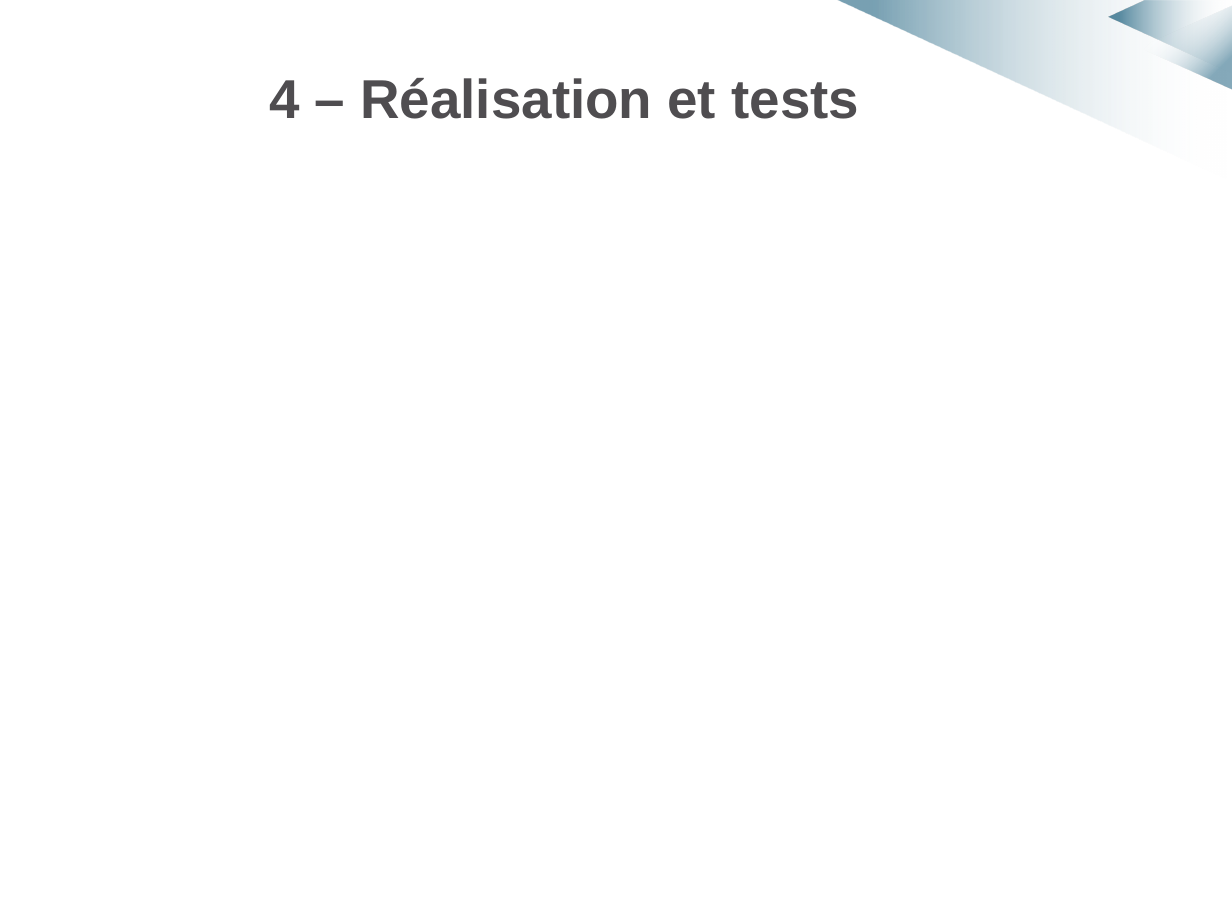
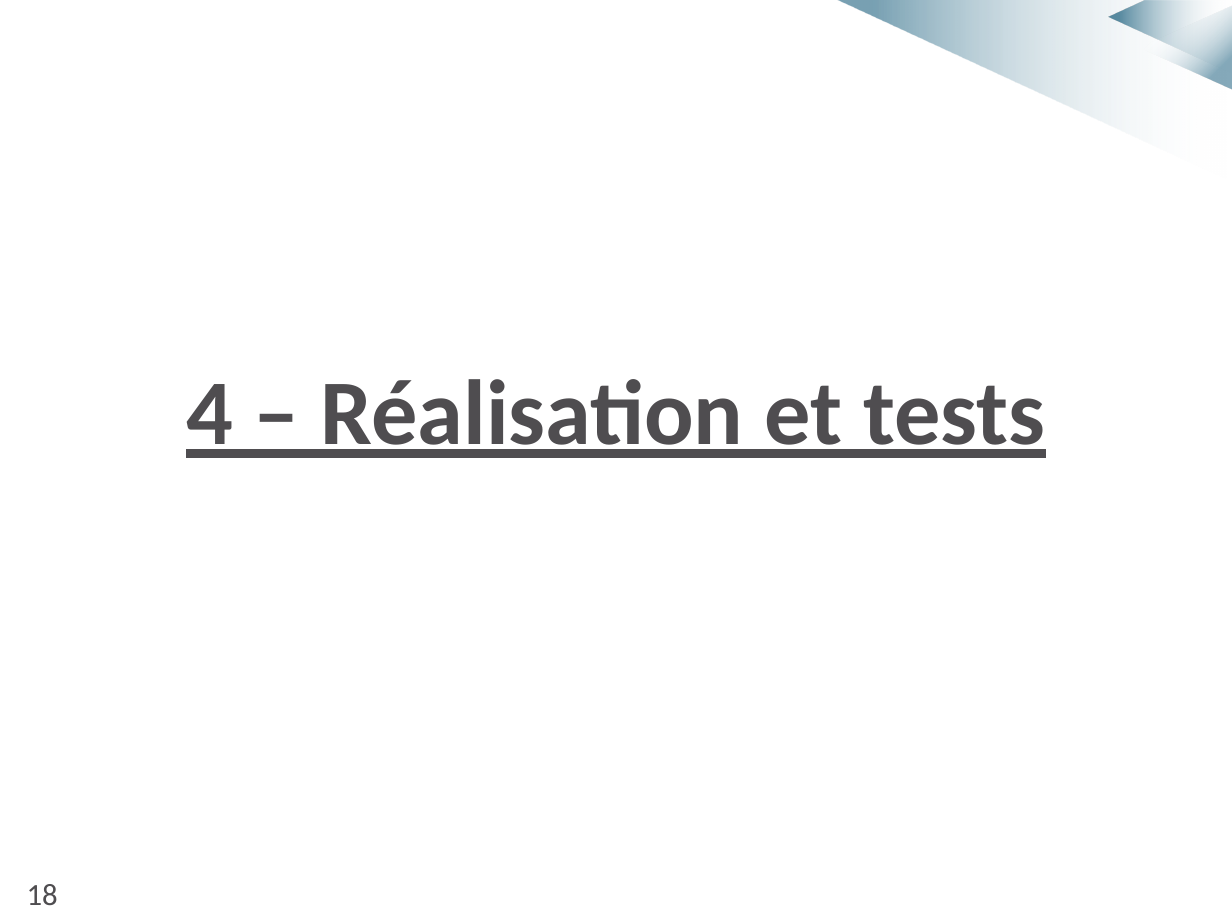
Before and after one commit to MarvynPannetier/ACSinternship, a slide deck: slide 19 of Diapo_soutenance.pptx (slide 8 before the commit). Drawn at 1232x924 pixels with LibreOffice and Linux fonts; fonts in the diff are those of the drawing; background and template pictures are left out. Boxes give left, top, right and bottom in pixels: in the first picture for what was removed or moved away, otherwise in the second. Text is boxed around its words. In the diff, an @@ line names an element or a change of style, - is before the commit and + after.

```diff
--- a/Diapo_soutenance.pptx
+++ b/Diapo_soutenance.pptx
@@ text "4 – Réalisation et tests": place and size @@
-text "4 – Réalisation et tests" at box(269, 78, 859, 119)
+text "4 – Réalisation et tests" at box(186, 379, 1045, 458)
@@ text "4 – Réalisation et tests" at box(186, 379, 1045, 458): size 32 to 54 pt, font Arial to Calibri, underline on; alignment left to centre; less space between paragraphs @@
@@ text added at box(27, 884, 58, 905), 18 pt, text #4F4D50 @@
+18
```
Also in this commit, not shown: 2 other slides changed, 23 slides added, 6 slides removed, 1 other file.
